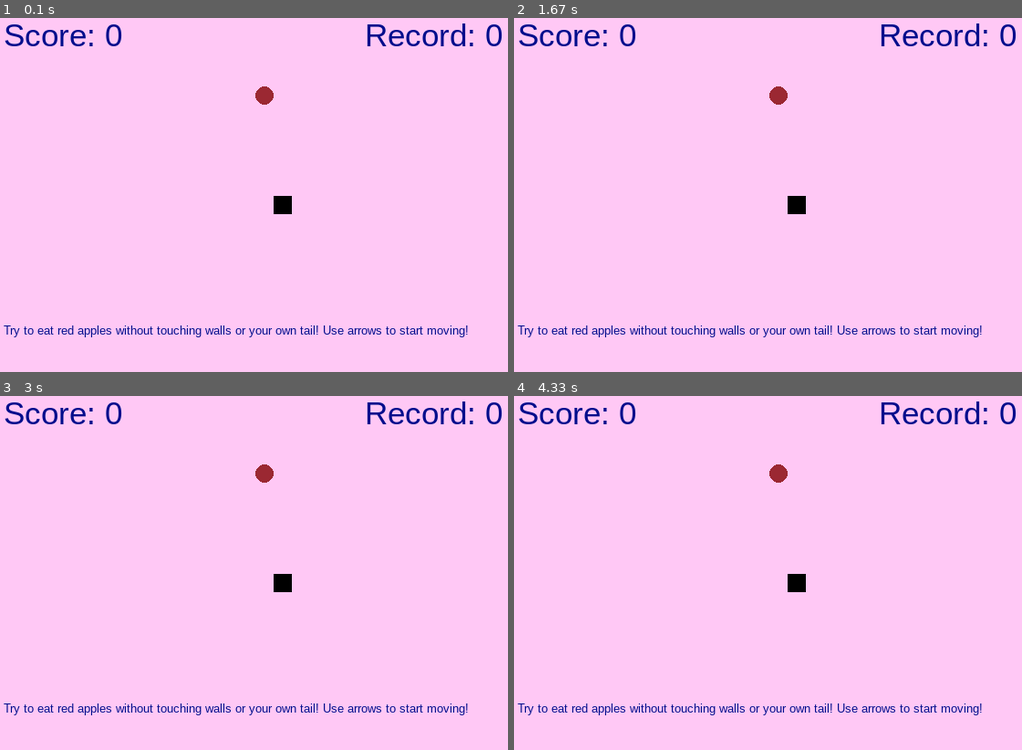
Above: before the commit, frames 1-4 (two rows, left to right).
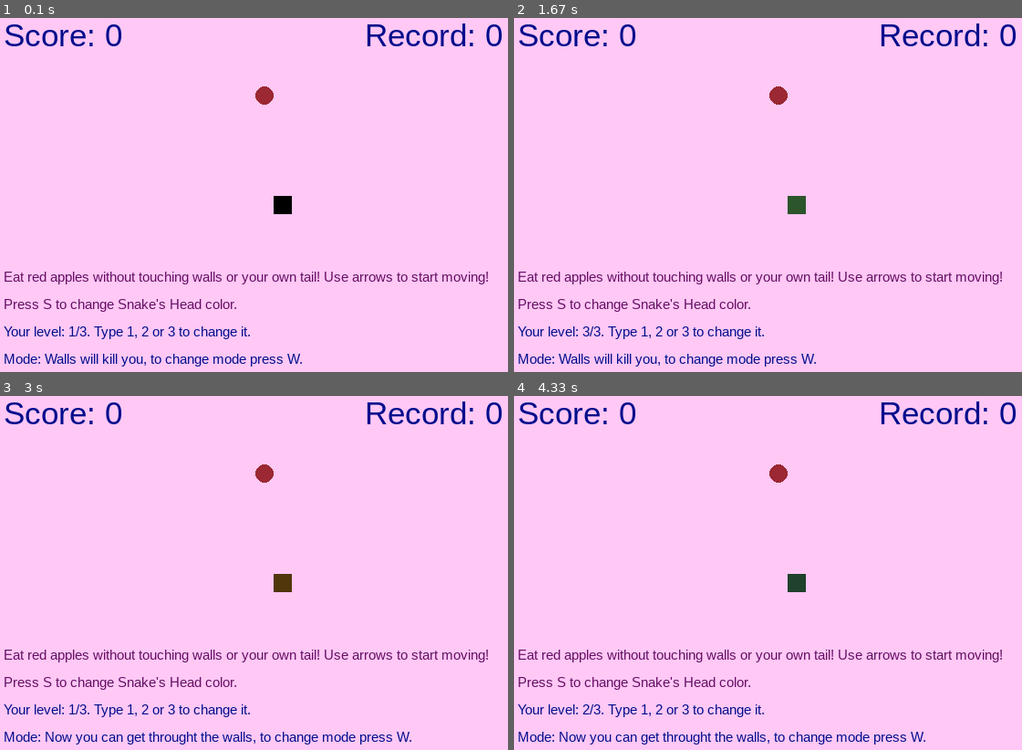
Above: after the commit, the same moments.

Repository: Hikarusl/labka
Game: pygame game, started from snake.py
Two runs of this game, one before a commit and one after it. Both use one fixed random seed, a clock stepped at 60 frames per second and the inputs below.
Inputs:
- Up to frame 1 (0.1 s): no input
- Up to frame 2 (1.67 s): hold W 0.33-0.8 s; hold S 0.83-1.27 s; tap 3 at 0.98 s; hold W from 1.3 s (still down)
- Up to frame 3 (3 s): release W at 1.67 s; hold S 1.7-2.07 s; tap 2 at 1.85, 2.95 s; hold W 2.1-2.4 s; tap 3 at 2.25 s; tap 1 at 2.43 s; hold S from 2.8 s (still down)
- Up to frame 4 (4.33 s): release S at 3.1 s; hold W 3.13-3.57 s; tap 3 at 3.28 s; hold S 3.6-3.97 s; tap 1 at 3.75 s; hold W 4-4.3 s; tap 2 at 4.15 s

The runs differ from the first frame. In frame 1, 3.6% of the frame differs, in the area x 0-97%, y 71-99%; in frame 2, 3.8%; in frame 3, 4.0%; in frame 4, 4.0%, in the area x 0-97%, y 50-99%.

Commit message:
add modes and levels, ass changimg color for snake, fix readme

Diff:
--- a/snake.py
+++ b/snake.py
@@ -33,7 +33,7 @@
 font_style = pygame.font.SysFont("bahnschrift", 25)
 score_font = pygame.font.SysFont("bahnschrift", 35)
 record_font = pygame.font.SysFont("bahnschrift", 35)
-rules_font = pygame.font.SysFont("bahnschrift", 13)
+rules_font = pygame.font.SysFont("bahnschrift", 15)
 
 def Your_score(score):
     value = score_font.render("Score: " + str(score), True, (0, 13, 140))
@@ -44,14 +44,30 @@
     dis.blit(value, [dis_width-200, 4])
 
 def Show_rules():
-    rules = "Try to eat red apples without touching walls or your own tail! Use arrows to start moving!"
-    value = rules_font.render(rules, True, (0, 13, 140))
+    rules = '''Eat red apples without touching walls or your own tail! Use arrows to start moving!'''
+    value = rules_font.render(rules, True, (100, 13, 100))
+    dis.blit(value, [4, dis_height-120])
+    sn_color = "Press S to change Snake's Head color."
+    value = rules_font.render(sn_color, True, (100, 13, 100))
+    dis.blit(value, [4, dis_height-90])
+
+def Your_level(level):
+    value = rules_font.render("Your level: "+str(level)+"/3. Type 1, 2 or 3 to change it.", True, (0, 13, 140))
     dis.blit(value, [4, dis_height-60])
 
-def our_snake(snake_block, snake_list):
-    i1=0
-    i2=0
-    i3=0
+def Your_mode(killing):
+    if killing:
+        mes = "Mode: Walls will kill you, to change mode press W."
+    else:
+        mes ="Mode: Now you can get throught the walls, to change mode press W."
+    value = rules_font.render(mes, True, (0, 13, 140))
+    dis.blit(value, [4, dis_height-30])
+
+
+def our_snake(snake_block, snake_list, snake_color=[0,0,0]):
+    i1=snake_color[0]
+    i2=snake_color[1]
+    i3=snake_color[2]
     for x in snake_list[::-1]:
         pygame.draw.rect(dis, (i1, i2, i3), [x[0], x[1], snake_block, snake_block])
         i1+=8
@@ -71,8 +87,10 @@
 def gameLoop():
     global bg_color
     global record
-
-    snake_speed = 10
+    global level
+    global killing_walls
+    global snake_color
+    snake_speed = 5*level
     game_over = False
     game_close = False
 
@@ -133,11 +151,36 @@
                 elif event.key == pygame.K_DOWN:
                     y1_change = snake_block
                     x1_change = 0
-
-        if x1 >= dis_width or x1 < 0 or y1 >= dis_height or y1 < 0:
-            game_close = True
+                elif x1_change == 0 and y1_change == 0:
+                    if event.key == pygame.K_1:
+                        level = 1
+                        Your_level(level)
+                    elif event.key == pygame.K_2:
+                        level = 2
+                        Your_level(level)
+                    elif event.key == pygame.K_3:
+                        level = 3
+                        Your_level(level)
+                    elif event.key==pygame.K_w:
+                        killing_walls = not killing_walls
+                        Your_mode(killing_walls)
+                    elif event.key==pygame.K_s:
+                        snake_color = [random.randint(0, 100), random.randint(0, 100), random.randint(0, 100)]
+                        our_snake(snake_block, snake_List, snake_color)
+                    snake_speed = 5*level
+
+
         x1 += x1_change
         y1 += y1_change
+
+        if x1 >= dis_width or x1 < 0 or y1 >= dis_height or y1 < 0:
+            if killing_walls:
+                game_close = True
+            else:
+                x1 = (x1+dis_width)%dis_width
+                y1 = (y1+dis_height)%dis_height
+
+
         dis.fill(bg_color)
         pygame.draw.rect(dis, (155, 40, 50), [foodx, foody, snake_block, snake_block], border_radius=snake_block//2)
         snake_Head = []
@@ -151,11 +194,15 @@
             if x == snake_Head:
                 game_close = True
 
-        our_snake(snake_block, snake_List)
+        our_snake(snake_block, snake_List, snake_color)
         Your_score(Length_of_snake - 1)
         Your_record(record)
+
         if x1_change == 0 and y1_change == 0:
             Show_rules()
+            Your_level(level)
+            Your_mode(killing_walls)
+
         pygame.display.update()
 
         if x1 == foodx and y1 == foody:
@@ -171,5 +218,7 @@
 
 bg_color = (255, 200, 245)
 record = 0
-
+level = 1
+killing_walls = True
+snake_color=[0,0,0]
 gameLoop()
Not shown, changed: README.md
Binary file added: images/sample3.png
Binary file added: images/sample4.png
